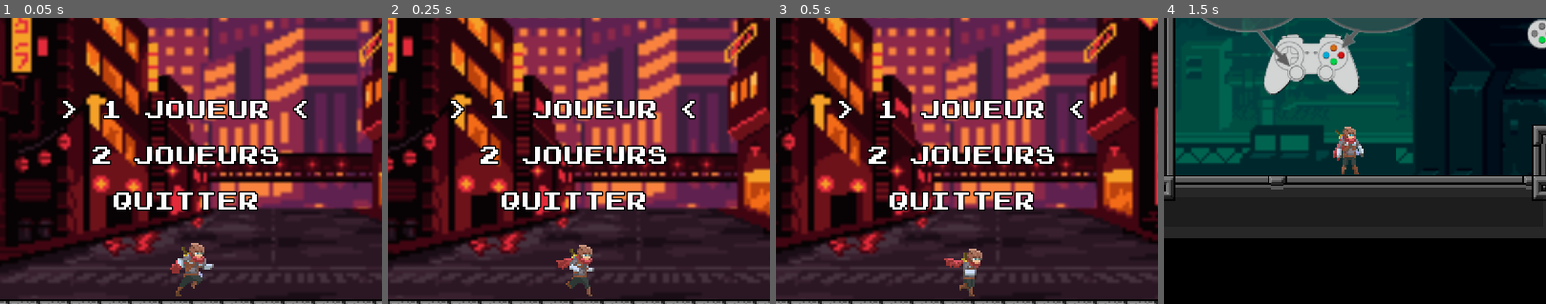
Above: before the commit, frames 1-4 (left to right).
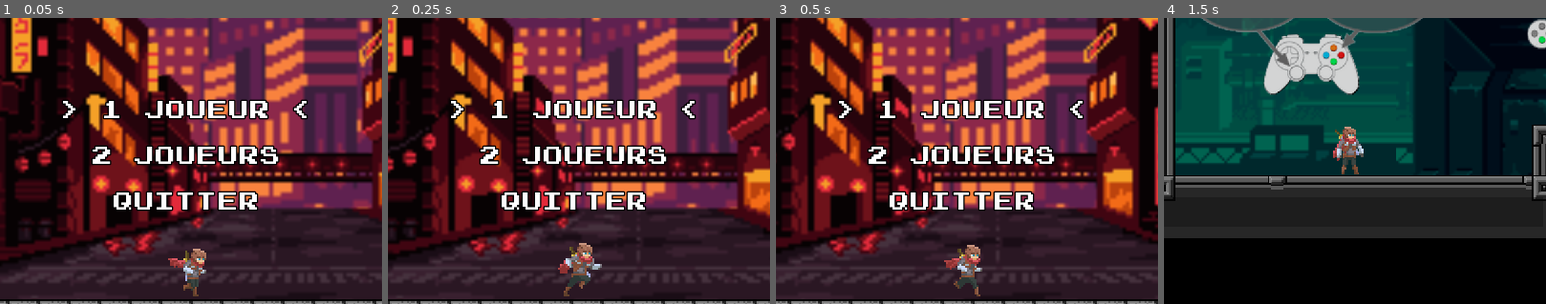
Above: after the commit, the same moments.

Repository: J-Vernay/wonderjam-hiver2021
Game: Godot game, scene res://TestZone/Menu.tscn
Same seed, same stepped clock (60 frames per second), same inputs: the game is played once before the commit and once after it. The engine's default icon, where the game draws it, is replaced by a stand-in: a white triangle on a blue panel in a dark square.
Inputs:
- Up to frame 1 (0.05 s): no input
- Up to frame 2 (0.25 s): no input
- Up to frame 3 (0.5 s): no input
- Up to frame 4 (1.5 s): tap Enter (ui_accept) at 0.5 s; hold Enter (ui_accept) 0.53-1.28 s; hold Z (Up1) from 0.53 s (still down); tap Down (Down2) at 1.35 s
The pictures show only the part of the screen within x 26-76%, y 36-86%; the shares and areas given below are measured in that part.

The runs differ from the first frame. In frame 1, 1.0% of the frame differs, in the area x 44-56%, y 78-98%; in frame 2, 0.8%; in frame 3, 0.8%; in frame 4, nothing differs.

Commit message:
Change narration + controls J1

Diff:
--- a/Levels/AllLevels.gd
+++ b/Levels/AllLevels.gd
@@ -67,7 +67,8 @@
 				_curr_scene_instance.remove_child(_curr_scene_instance.get_node("Items"))
 		player = _curr_scene_instance.get_node("Player")
 		player.controlMode = playerNumber
-		player.one_player_only()
+		if is_one_player_only:
+			player.one_player_only()
 		player.world = self
 
 		$SceneParent.add_child(_curr_scene_instance)
--- a/Levels/Level0.tscn
+++ b/Levels/Level0.tscn
@@ -262,8 +262,8 @@
 texture = ExtResource( 17 )
 [connection signal="body_entered" from="Areas/GotoCheckpoint" to="." method="trigger_last_checkpoint" flags=6]
 [connection signal="body_entered" from="Areas/Trigger1" to="." method="trigger_text" flags=6 binds= [ "Je dois m'échapper d'ici !" ]]
-[connection signal="body_entered" from="Areas/Trigger2" to="." method="trigger_text" flags=6 binds= [ "Je dois les mettre en sécurité..." ]]
+[connection signal="body_entered" from="Areas/Trigger2" to="." method="trigger_text" flags=6 binds= [ "Je dois mettre mes recherches en sécurité..." ]]
 [connection signal="body_entered" from="Areas/TriggerMiddle" to="." method="update_checkpoint" flags=6 binds= [ "Middle" ]]
-[connection signal="body_entered" from="Areas/Trigger3" to="." method="trigger_text" flags=6 binds= [ "S'ils obtiennent mes recherches..." ]]
+[connection signal="body_entered" from="Areas/Trigger3" to="." method="trigger_text" flags=6 binds= [ "Si la Résistance les obtient..." ]]
 [connection signal="body_entered" from="Areas/Trigger4" to="." method="trigger_text" flags=6 binds= [ "Alors nous serons tous morts !" ]]
 [connection signal="body_entered" from="Areas/TriggerEnd" to="." method="trigger_end"]
--- a/Levels/Level1.tscn
+++ b/Levels/Level1.tscn
@@ -259,7 +259,7 @@
 [connection signal="body_entered" from="Areas/End" to="." method="trigger_end" flags=6]
 [connection signal="body_entered" from="Areas/Text1" to="." method="trigger_text" flags=6 binds= [ "Je comprends leur motivation..." ]]
 [connection signal="body_entered" from="Areas/Text2" to="." method="trigger_text" flags=6 binds= [ "\"Tous des pourris\", c'est vrai." ]]
-[connection signal="body_entered" from="Areas/Text3" to="." method="trigger_text" flags=6 binds= [ "Leur haine est justifiée." ]]
+[connection signal="body_entered" from="Areas/Text3" to="." method="trigger_text" flags=6 binds= [ "Leur haine est compréhensible." ]]
 [connection signal="body_entered" from="Areas/Text4" to="." method="trigger_text" flags=6 binds= [ "Mais ils se sont laissés aveuglés !" ]]
 [connection signal="body_entered" from="Areas/Text5" to="." method="trigger_text" flags=6 binds= [ "Et maintenant, toute la ville est en danger !" ]]
 [connection signal="body_entered" from="Areas/Text6" to="." method="trigger_text" flags=6 binds= [ "J'étais si proche du but, et si ignorant..." ]]
--- a/Levels/Level2.tscn
+++ b/Levels/Level2.tscn
@@ -1396,6 +1396,7 @@
 collision_layer = 16
 
 [node name="CollisionShape2D" type="CollisionShape2D" parent="Areas/Text5"]
+position = Vector2( 570.406, -33.275 )
 scale = Vector2( -0.0502307, 1.51928 )
 shape = SubResource( 137 )
 
@@ -1411,6 +1412,18 @@
 scale = Vector2( -0.0502307, 1.51928 )
 shape = SubResource( 137 )
 
+[node name="Text7" type="Area2D" parent="Areas"]
+position = Vector2( 4570.96, 180.761 )
+scale = Vector2( 0.126018, 0.482336 )
+collision_layer = 16
+__meta__ = {
+"_edit_group_": true
+}
+
+[node name="CollisionShape2D" type="CollisionShape2D" parent="Areas/Text7"]
+scale = Vector2( -0.0502307, 1.51928 )
+shape = SubResource( 137 )
+
 [node name="Text8" type="Area2D" parent="Areas"]
 position = Vector2( 5820.82, 3.30083 )
 scale = Vector2( 0.2, 1.28 )
@@ -1423,18 +1436,6 @@
 scale = Vector2( -0.0502307, 1.51928 )
 shape = SubResource( 137 )
 
-[node name="Text7" type="Area2D" parent="Areas"]
-position = Vector2( 4570.96, 180.761 )
-scale = Vector2( 0.126018, 0.482336 )
-collision_layer = 16
-__meta__ = {
-"_edit_group_": true
-}
-
-[node name="CollisionShape2D" type="CollisionShape2D" parent="Areas/Text7"]
-scale = Vector2( -0.0502307, 1.51928 )
-shape = SubResource( 137 )
-
 [node name="Text4" type="Area2D" parent="Areas"]
 position = Vector2( 2305.37, 349.23 )
 scale = Vector2( 0.72, 0.12 )
@@ -1478,13 +1479,13 @@
 [connection signal="body_entered" from="Areas/Checkpoint1" to="." method="update_checkpoint" flags=6 binds= [ "1" ]]
 [connection signal="body_entered" from="Areas/Checkpoint2" to="." method="update_checkpoint" flags=6 binds= [ "2" ]]
 [connection signal="body_entered" from="Areas/End" to="." method="trigger_end" flags=6]
-[connection signal="body_entered" from="Areas/Text1" to="." method="trigger_text" flags=6 binds= [ "Ils ont financé ma thèse, et mes travaux." ]]
+[connection signal="body_entered" from="Areas/Text1" to="." method="trigger_text" flags=6 binds= [ "La Résistance a financé ma thèse, et mes travaux." ]]
 [connection signal="body_entered" from="Areas/Text2" to="." method="trigger_text" flags=6 binds= [ "Une révolution en physique fondamentale !" ]]
 [connection signal="body_entered" from="Areas/Text3" to="." method="trigger_text" flags=6 binds= [ "Pouvoir figer des corps, ce n'est pas rien !" ]]
 [connection signal="body_entered" from="Areas/Text5" to="." method="trigger_text" flags=6 binds= [ "Alors pourquoi ?" ]]
-[connection signal="body_entered" from="Areas/Text6" to="." method="trigger_text" flags=6 binds= [ "Pourquoi dans ce monde, la science doit-elle servir la vengeance ?" ]]
-[connection signal="body_entered" from="Areas/Text8" to="." method="trigger_text" flags=6 binds= [ "La destruction n'est pas la réponse !" ]]
+[connection signal="body_entered" from="Areas/Text6" to="." method="trigger_text" flags=6 binds= [ "Pourquoi cette découverte doit servir à cela ?" ]]
 [connection signal="body_entered" from="Areas/Text7" to="." method="trigger_text" flags=6 binds= [ "Cette société a beau être digne d'un dystopie..." ]]
+[connection signal="body_entered" from="Areas/Text8" to="." method="trigger_text" flags=6 binds= [ "L'annihilation n'est pas la solution !" ]]
 [connection signal="body_entered" from="Areas/Text4" to="." method="trigger_text" flags=6 binds= [ "Les applications civiles étaient innombrables !" ]]
 [connection signal="activate" from="Button" to="Button/Porte Montante" method="open"]
 [connection signal="desactivate" from="Button" to="Button/Porte Montante" method="close"]
--- a/Levels/Level3.tscn
+++ b/Levels/Level3.tscn
@@ -1459,6 +1459,7 @@
 position = Vector2( 349.07, -74.3159 )
 scale = Vector2( 1, 2.5 )
 z_index = -1
+isOpening = false
 
 [node name="Button2" parent="." instance=ExtResource( 5 )]
 position = Vector2( 2827.53, 267.329 )
@@ -1468,6 +1469,7 @@
 rotation = -1.5708
 scale = Vector2( 1, 1.5 )
 z_index = -1
+isOpening = false
 
 [node name="Button3" parent="." instance=ExtResource( 5 )]
 position = Vector2( 5025.76, 360.523 )
@@ -1476,6 +1478,7 @@
 position = Vector2( 353.083, -270.26 )
 scale = Vector2( 1, 2.5 )
 z_index = -1
+isOpening = false
 
 [node name="Items" type="Node" parent="."]
 
@@ -1493,7 +1496,7 @@
 [connection signal="body_entered" from="Areas/Checkpoint3" to="." method="trigger_end"]
 [connection signal="body_entered" from="Areas/Text1" to="." method="trigger_text" flags=6 binds= [ "C'est pourquoi je dois prévenir les autorités !" ]]
 [connection signal="body_entered" from="Areas/Text2" to="." method="trigger_text" flags=6 binds= [ "Même si elles ne sont pas dignes de confiance..." ]]
-[connection signal="body_entered" from="Areas/Text3" to="." method="trigger_text" flags=6 binds= [ "Elles seules peuvent les arrêter !" ]]
+[connection signal="body_entered" from="Areas/Text3" to="." method="trigger_text" flags=6 binds= [ "Elles seules peuvent arrêter cette folie !" ]]
 [connection signal="body_entered" from="Areas/Text4" to="." method="trigger_text" flags=6 binds= [ "Et sauver tous les habitants de cette ville." ]]
 [connection signal="body_entered" from="Areas/CameraZone" to="Areas/CameraZone" method="_on_CameraZone_body_entered"]
 [connection signal="body_exited" from="Areas/CameraZone" to="Areas/CameraZone" method="_on_CameraZone_body_exited"]
--- a/Levels/Level4.tscn
+++ b/Levels/Level4.tscn
@@ -1355,11 +1355,26 @@
 shape = SubResource( 138 )
 
 [node name="Text1" type="Area2D" parent="Areas"]
-position = Vector2( 720, 48 )
-scale = Vector2( 0.56, 1.28 )
+position = Vector2( -168, 164 )
+scale = Vector2( -0.437758, 2.14218 )
 collision_layer = 16
+__meta__ = {
+"_edit_group_": true
+}
 
 [node name="CollisionShape2D" type="CollisionShape2D" parent="Areas/Text1"]
+scale = Vector2( -0.0502307, 1.51928 )
+shape = SubResource( 137 )
+
+[node name="Text2" type="Area2D" parent="Areas"]
+position = Vector2( 1756.68, -28.0203 )
+scale = Vector2( -0.437758, 5.38218 )
+collision_layer = 16
+__meta__ = {
+"_edit_group_": true
+}
+
+[node name="CollisionShape2D" type="CollisionShape2D" parent="Areas/Text2"]
 scale = Vector2( -0.0502307, 1.51928 )
 shape = SubResource( 137 )
 
@@ -1426,7 +1441,8 @@
 }
 [connection signal="body_entered" from="Areas/Area2D" to="." method="trigger_last_checkpoint"]
 [connection signal="body_entered" from="Areas/End" to="." method="finishWorld"]
-[connection signal="body_entered" from="Areas/Text1" to="." method="trigger_text" flags=6 binds= [ "Je comprends leur motivation..." ]]
+[connection signal="body_entered" from="Areas/Text1" to="." method="trigger_text" flags=6 binds= [ "Ça y est, je vois le bout !" ]]
+[connection signal="body_entered" from="Areas/Text2" to="." method="trigger_text" flags=6 binds= [ "La fin de tout ce non-sens est là !" ]]
 [connection signal="body_entered" from="Areas/TeleportZone" to="Player" method="teleportConstantBack"]
 [connection signal="activate" from="Button" to="Button/Porte Montante" method="open"]
 [connection signal="desactivate" from="Button" to="Button/Porte Montante" method="close"]
--- a/TestZone/Menu.tscn
+++ b/TestZone/Menu.tscn
@@ -63,8 +63,8 @@
 [node name="AnimatedSprite" type="AnimatedSprite" parent="Node2D"]
 position = Vector2( 600, 712 )
 scale = Vector2( 3, 3 )
-frames = SubResource( 4 )
-frame = 3
+frames = SubResource( 1 )
+frame = 2
 playing = true
 
 [node name="Root" type="CenterContainer" parent="."]
--- a/TestZone/Player.gd
+++ b/TestZone/Player.gd
@@ -49,12 +49,7 @@
 func _physics_process(delta):
 	if(!Engine.editor_hint):
 		if(has_control):
-			right = Input.is_action_pressed(getMyInput("Right"))
-			left = Input.is_action_pressed(getMyInput("Left"))
-			up = Input.is_action_pressed(getMyInput("Up"))
-			jump = Input.is_action_pressed(getMyInput("Jump"))
-			down = Input.is_action_pressed(getMyInput("Down"))
-			attack = Input.is_action_just_pressed(getMyInput("Attack"))
+			update_controls()
 
 			time_since_last_ground += delta
 			time_since_jump += delta
@@ -464,6 +459,28 @@
 	foot.global_position = footGlobalPos
 	get_parent().finishGame()
 
+var is_one_player_only := false
+
+func check_both_controls(name):
+	return Input.is_action_pressed(name+"1") or Input.is_action_pressed(name+"2")
+
+func update_controls():
+	if is_one_player_only:
+		right = check_both_controls("Right")
+		left = check_both_controls("Left")
+		up = check_both_controls("Up")
+		jump = check_both_controls("Jump")
+		down = check_both_controls("Down")
+		attack = check_both_controls("Attack")
+	else:
+		right = Input.is_action_pressed(getMyInput("Right"))
+		left = Input.is_action_pressed(getMyInput("Left"))
+		up = Input.is_action_pressed(getMyInput("Up"))
+		jump = Input.is_action_pressed(getMyInput("Jump"))
+		down = Input.is_action_pressed(getMyInput("Down"))
+		attack = Input.is_action_just_pressed(getMyInput("Attack"))
 
 func one_player_only():
 	$HUD.scale.x = 0
+	is_one_player_only = true
+	print("OnePlayerOnly")
Not shown: 6 places in TestZone/Menu.tscn that only renumber resources
